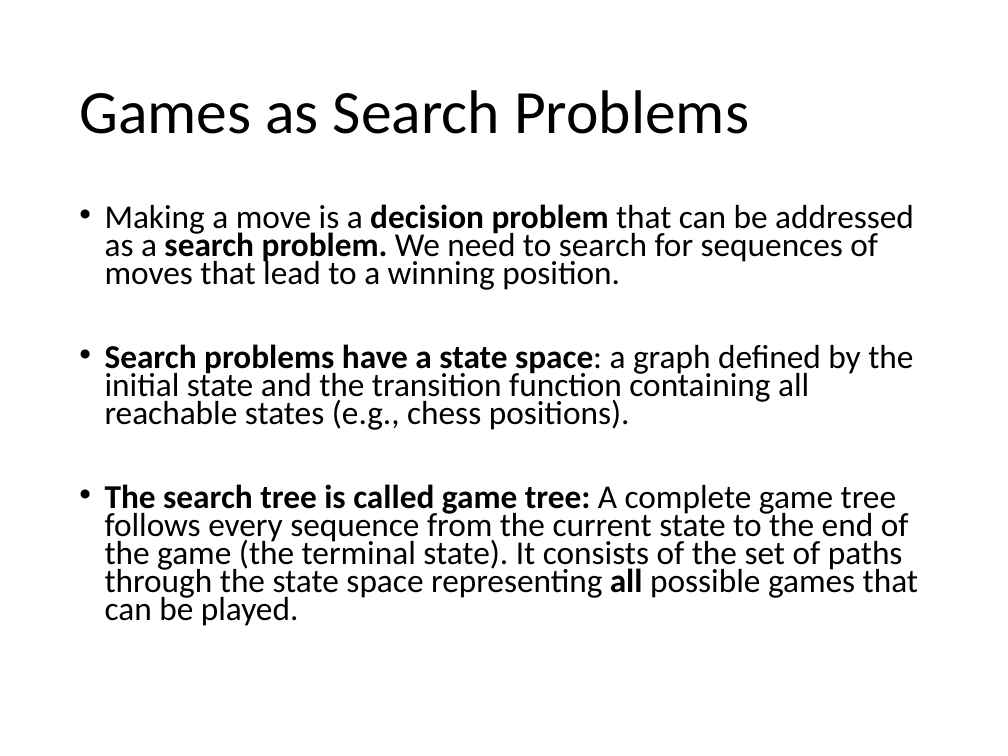
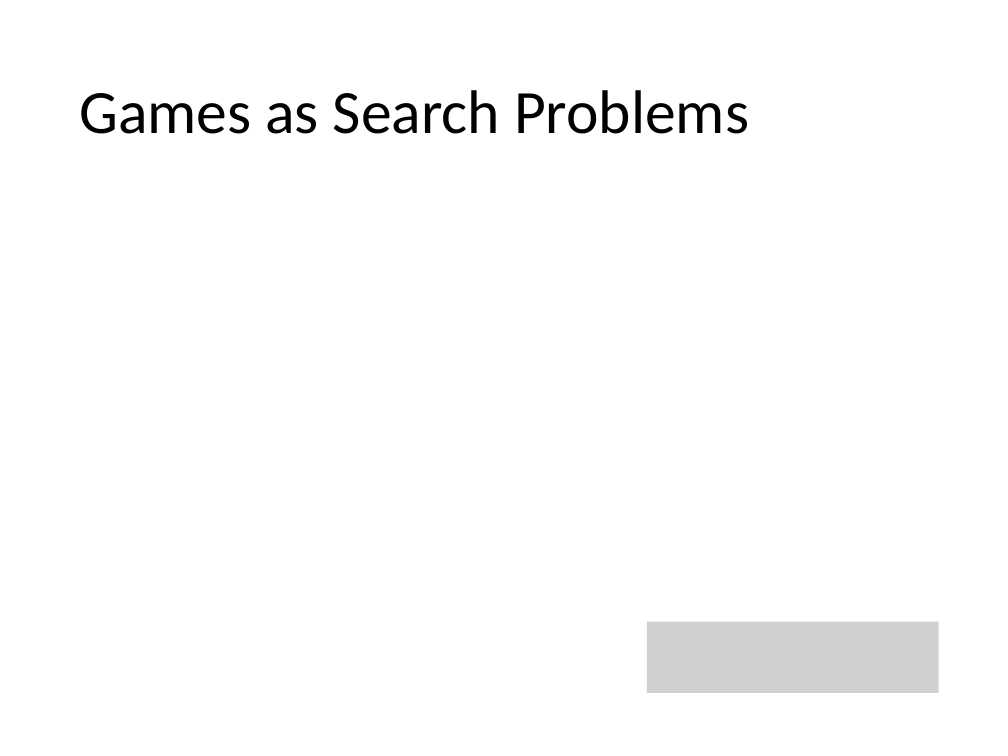
Before and after one commit to kunleola/CS7320, a slide deck: slide 6 of slides/05_games.pptx. Drawn at 1008x756 pixels with LibreOffice and Linux fonts; fonts in the diff are those of the drawing; grey boxes stand for pictures. Boxes give left, top, right and bottom in pixels: in the first picture for what was removed or moved away, otherwise in the second. Text is boxed around its words. In the diff, an @@ line names an element or a change of style, - is before the commit and + after.

```diff
--- a/slides/05_games.pptx
+++ b/slides/05_games.pptx
@@ text removed at [105,204,918,626] @@
-• Making a move is a decision problem that can be addressed as a search problem. We need to search for sequences of moves that lead to a winning position.
-• Search problems have a state space: a graph defined by the initial state and the transition function containing all reachable states (e.g., chess positions).
-• The search tree is called game tree: A complete game tree follows every sequence from the current state to the end of the game (the terminal state). It consists of the set of paths through the state space representing all possible games that can be played.
@@ picture added at [647,622,939,694] @@
```
Also in this commit, not shown: 1 other slide changed, 3 other files.
